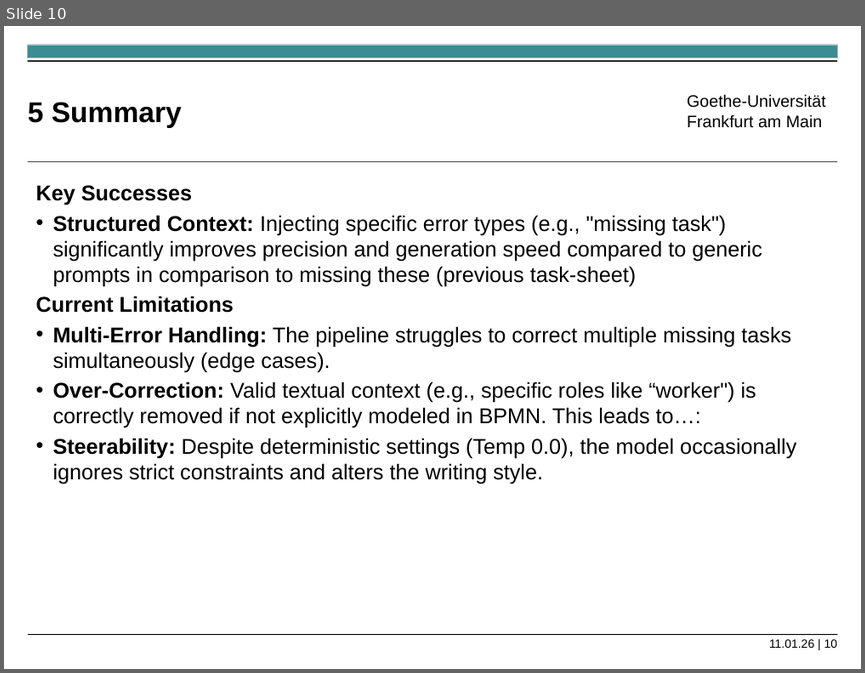
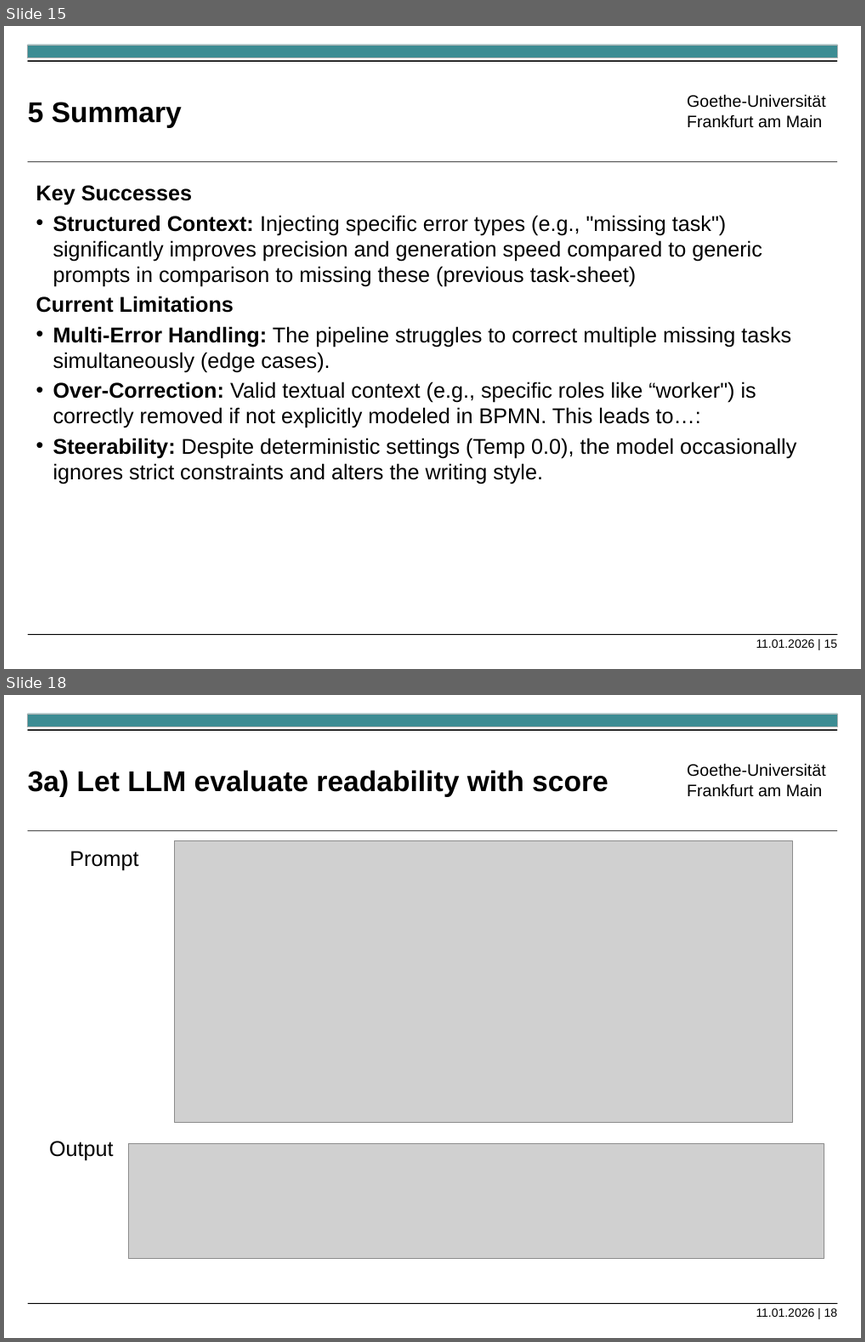
Before and after one commit to Luggashh/Praktikum-Wirtschaftsinformatik, a slide deck: Exercise 5/Excercise5_2_Presentation.pptx. Shown one above the other, each under a label of ours: slide 10 before the commit, slides 15 and 18 after it; the slides between them are not shown. The pictures are 865x673 and 865x1342 pixels, drawn with LibreOffice and Linux fonts; fonts in the diff are those of the drawing; grey boxes stand for pictures. Boxes give left, top, right and bottom in pixels: in the first picture for what was removed or moved away, otherwise in the second. Text is boxed around its words. In the diff, an @@ line names an element or a change of style, - is before the commit and + after.

```diff
--- a/Exercise 5/Excercise5_2_Presentation.pptx
+++ b/Exercise 5/Excercise5_2_Presentation.pptx
@@ slide 18 added at (4,695,861,1338), background #FFFFFF; not listed: 5 template elements that a slide beside it also shows @@
@@ title added at (28,770,608,797), 24 pt, text #000000, bold @@
+3a) Let LLM evaluate readability with score
@@ picture added at (175,840,793,1122) @@
@@ text added at (69,851,138,871), 18 pt, text #000000 @@
+Prompt
@@ text added at (49,1140,114,1161), 18 pt, text #000000 @@
+Output
@@ picture added at (129,1144,825,1258) @@
@@ text added at (756,1308,838,1316), 10 pt, text #000000 @@
+11.01.2026 | 18
@@ what was slide 10 is now slide 15 @@
@@ text at (756,639,838,647): text changed @@
-11.01.26 | 10
+11.01.2026 | 15
```
Also in this commit, not shown: 6 slides changed, 11 other slides added.
